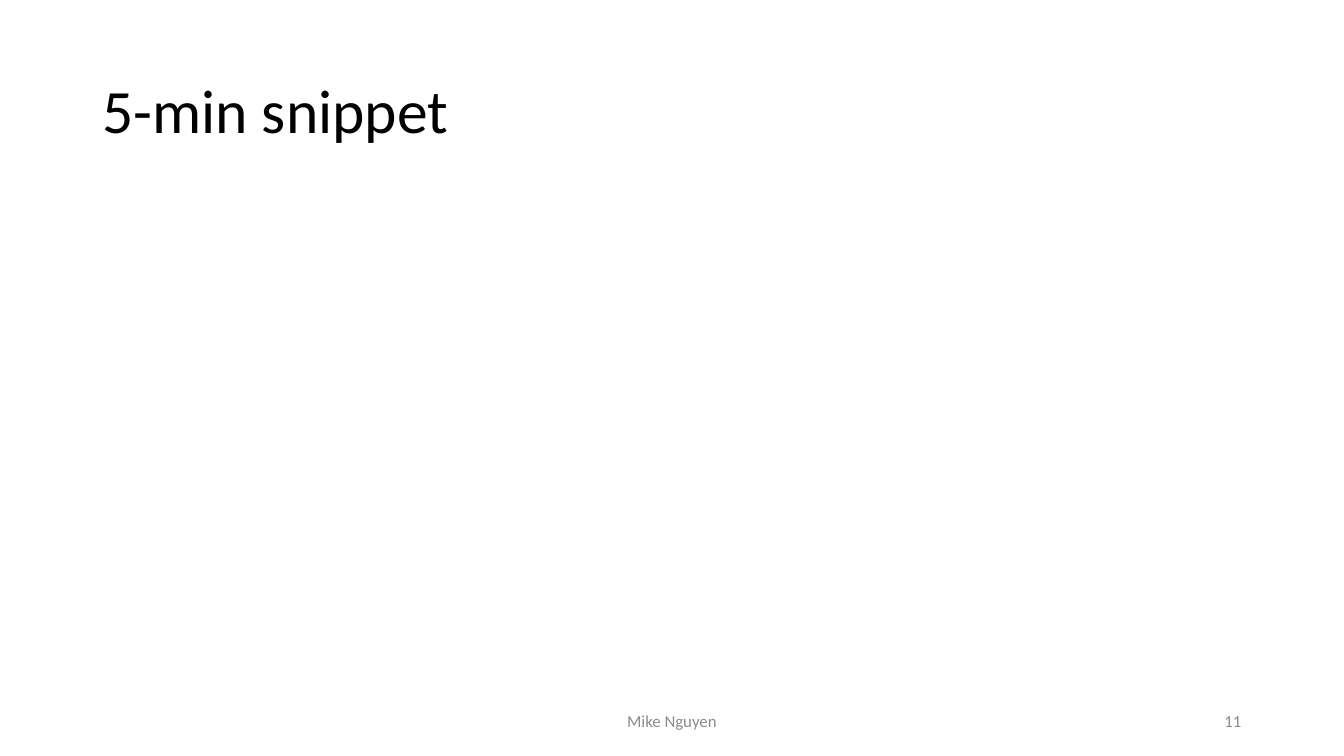
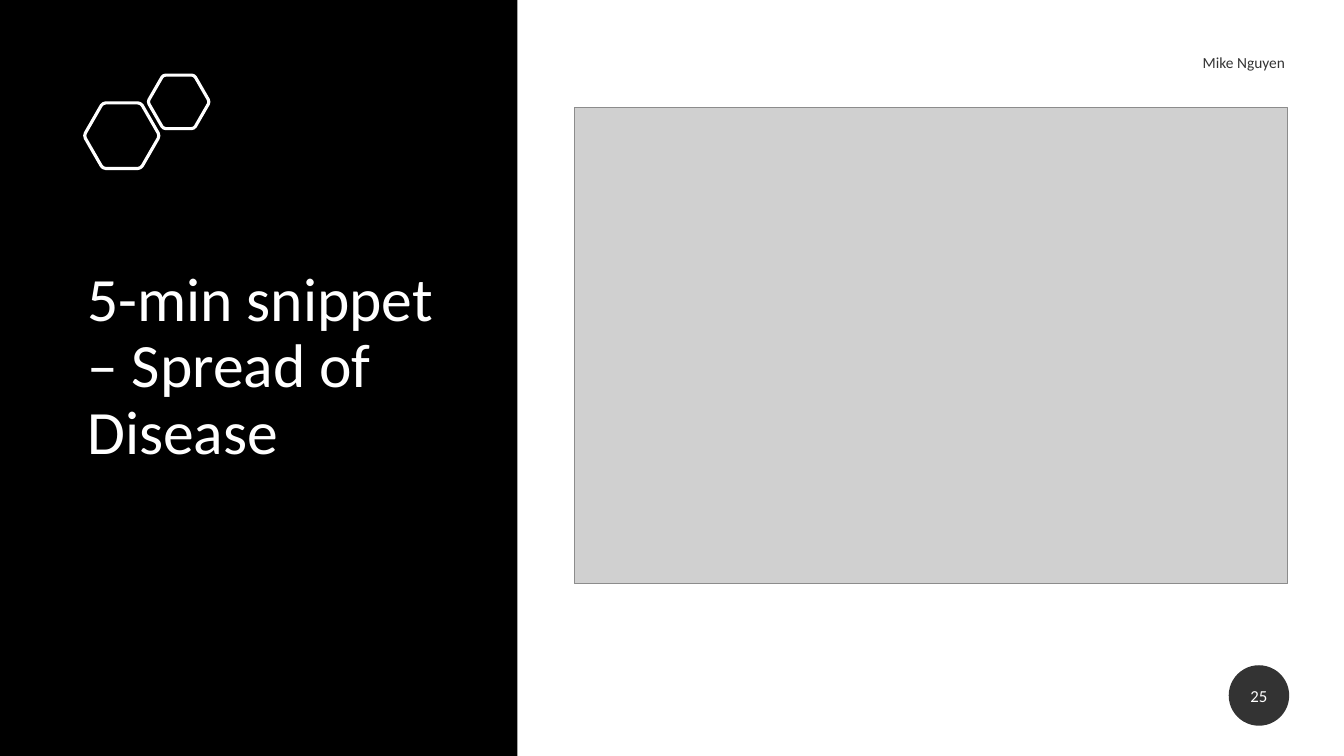
Before and after one commit to mikenguyen13/mar4050, a slide deck: slide 25 of lectures/2/1_Problem & Intro to Project.pptx (slide 11 before the commit). Drawn at 1344x756 pixels with LibreOffice and Linux fonts; fonts in the diff are those of the drawing; grey boxes stand for pictures. Boxes give left, top, right and bottom in pixels: in the first picture for what was removed or moved away, otherwise in the second. Text is boxed around its words. In the diff, an @@ line names an element or a change of style, - is before the commit and + after.

```diff
--- a/lectures/2/1_Problem & Intro to Project.pptx
+++ b/lectures/2/1_Problem & Intro to Project.pptx
@@ rectangle added at (x1=0, y1=0, x2=517, y2=756), fill #000000 @@
@@ text "Mike Nguyen" moved from (x1=627, y1=715, x2=717, y2=730) to (x1=1203, y1=57, x2=1285, y2=71) @@
@@ text "Mike Nguyen" at (x1=1203, y1=57, x2=1285, y2=71): size 12 to 11 pt, text colour #8C8C8C to #000000 at 80% opacity; alignment centre to right; more space between paragraphs @@
@@ freeform shape added at (x1=148, y1=76, x2=209, y2=129), outline #FFFFFF 2.25 pt @@
@@ freeform shape added at (x1=85, y1=103, x2=159, y2=168), outline #FFFFFF 2.25 pt @@
@@ picture added at (x1=575, y1=108, x2=1289, y2=584) @@
@@ title "5-min snippet – Spread of ..." at (x1=87, y1=278, x2=433, y2=455): vertical alignment middle to bottom @@
@@ title at (x1=87, y1=278, x2=433, y2=455): text changed; text colour #000000 to #FFFFFF @@
-5-min snippet
+5-min snippet – Spread of Disease
@@ page number added at (x1=1229, y1=665, x2=1290, y2=726), fill #000000 at 80% opacity, 12 pt, text #FFFFFF @@
+25
@@ page number removed at (x1=1224, y1=716, x2=1241, y2=727) @@
-11
```
Also in this commit, not shown: 5 other slides changed, 15 slides added, 1 slide removed, 1 other file.
